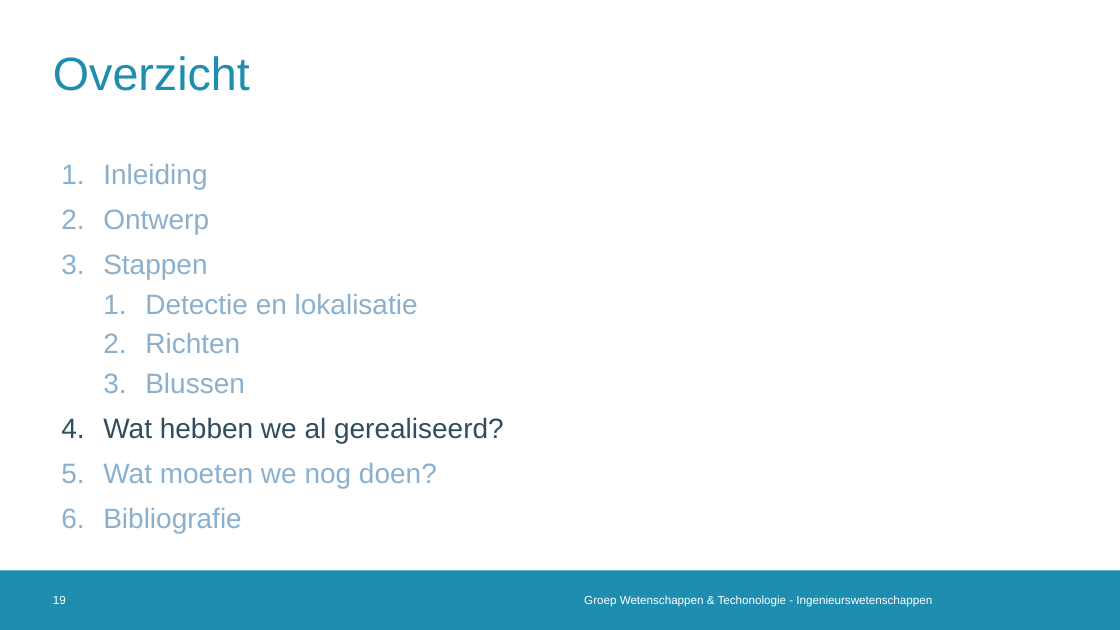
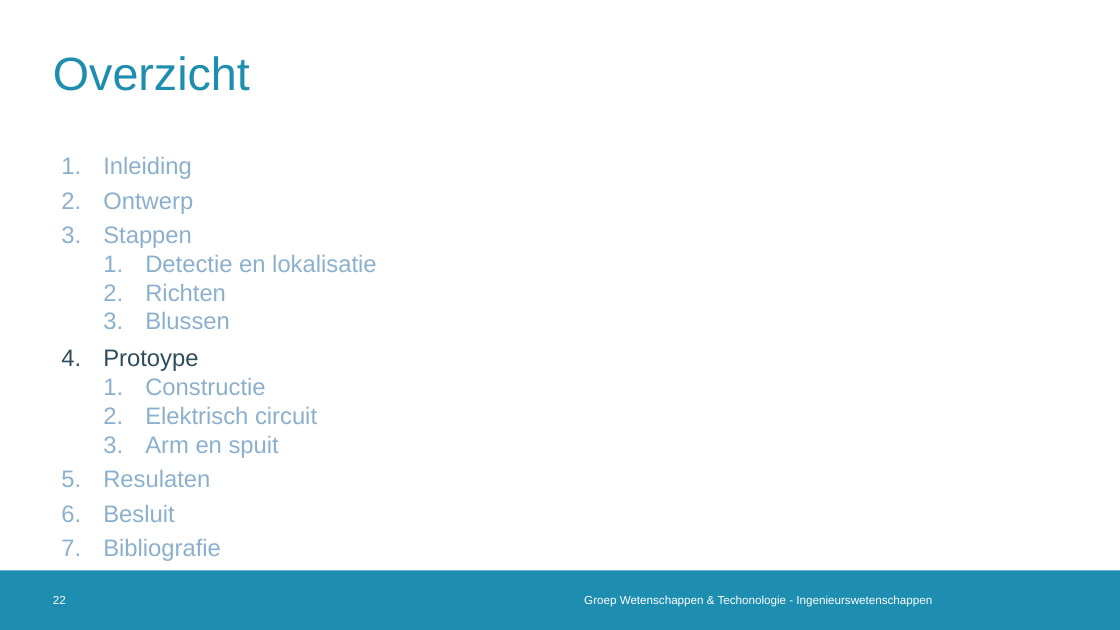
Before and after one commit to 2023-2022-KULAK-IW/2022_2023_Probleemoplossen_en_Ontwerpen_2, a slide deck: slide 22 of LATEX + ppt/Tussentijdse Presentatie .pptx (slide 19 before the commit). Drawn at 1120x630 pixels with LibreOffice and Linux fonts; fonts in the diff are those of the drawing; background and template pictures are left out. Boxes give left, top, right and bottom in pixels: in the first picture for what was removed or moved away, otherwise in the second. Text is boxed around its words. In the diff, an @@ line names an element or a change of style, - is before the commit and + after.

```diff
--- a/LATEX + ppt/Tussentijdse Presentatie .pptx
+++ b/LATEX + ppt/Tussentijdse Presentatie .pptx
@@ text at <box>103,157,377,561</box>: size 24 to 20.4 pt in "Inleiding", "Ontwerp", "Stappen", "Detectie en lokalisatie" and 3 more places; line spacing 1 to 0.8 @@
@@ text at <box>103,349,317,522</box>: text changed; size 24 to 20.4 pt; text colour #2F4D5D to #8CB0CD @@
-4. Wat hebben we al gerealiseerd?
-5. Wat moeten we nog doen?
+4. Protoype
+  1. Constructie
+  2. Elektrisch circuit
+  3. Arm en spuit
+5. Resulaten
+6. Besluit
@@ page number at <box>53,596,66,604</box>: text changed @@
-19
+22
```
Also in this commit, not shown: 17 other slides changed, 2 slides added, 1 other file.
